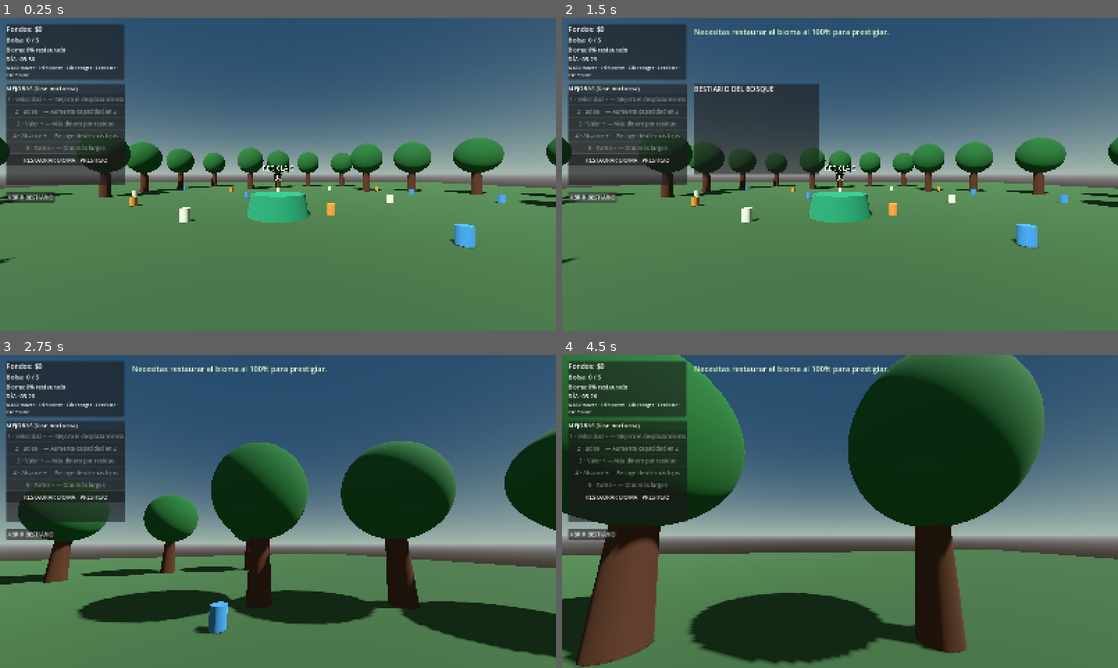
Above: before the commit, frames 1-4 (two rows, left to right).
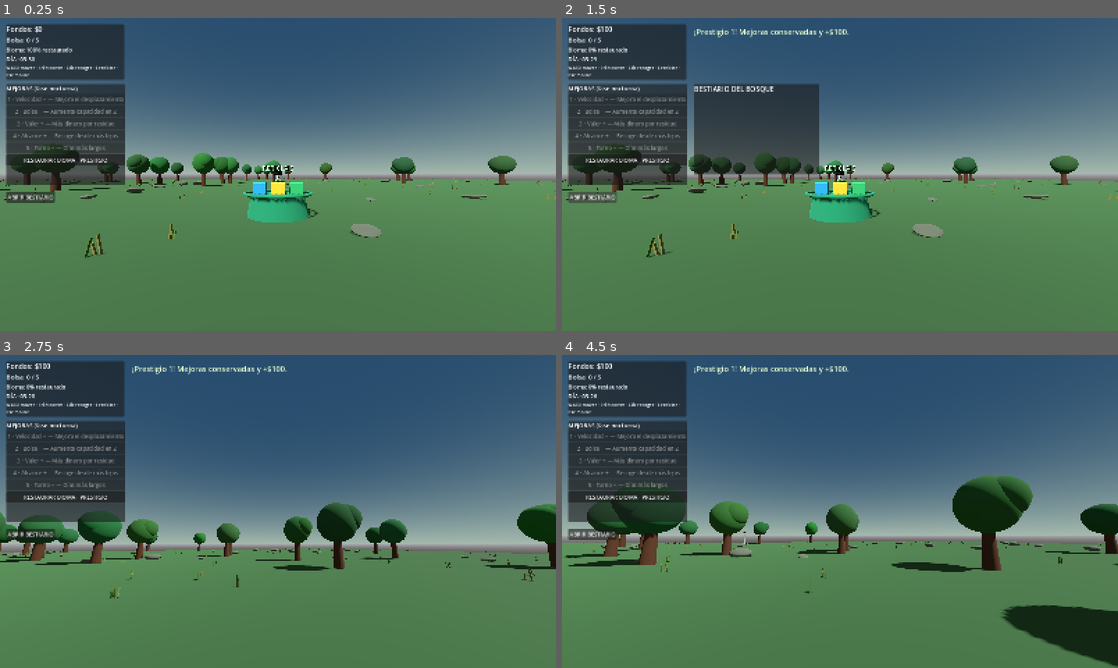
Above: after the commit, the same moments.

Repository: Tomardosama/verdevivo
Game: Godot game, scene res://scenes/main/main.tscn
Two runs of this game, one before a commit and one after it. Both use one fixed random seed, a clock stepped at 60 frames per second and the inputs below.
Inputs (mouse positions are in pixels of both pictures, inside the frame that each line leads up to):
- Up to frame 1 (0.25 s): no input
- Up to frame 2 (1.5 s): click "RESTAURAR BIOMA · PRESTIGIO" at 0.5 s; click "ABRIR BESTIARIO" at 1.25 s
- Up to frame 3 (2.75 s): tap Enter at 2 s; move the mouse to (305, 511) at 2.02 s; hold W (move_forward) from 2.03 s (still down); tap E (deposit) at 2.1 s; click (305, 511) at 2.17 s
- Up to frame 4 (4.5 s): keep holding W (move_forward); move the mouse to (812, 511) at 2.77 s; tap Shift (sprint) at 2.85, 4.35 s; move the mouse to (851, 505) at 3.52 s; tap E (deposit) at 3.6 s; move the mouse to (834, 517) at 4.27 s; click (834, 517) at 4.42 s

The runs differ from the first frame. In frame 1, 9.5% of the frame differs, in the area x 0-100%, y 9-79%; in frame 2, 9.7%; in frame 3, 31%; in frame 4, 50%, in the area x 0-100%, y 0-100%.
Error after the commit: Invalid assignment of property or key 'trash_type' with value of type 'String' on a base object of type 'Area3D (TrashPickup)'. (res://scripts/main.gd:194)

Commit message:
Expand forest world, details, recycling and unlockable zones

Diff:
--- a/scripts/main.gd
+++ b/scripts/main.gd
@@ -7,7 +7,7 @@
 const SAVE_PATH := "user://trush_save.cfg"
 
 @export_group("World")
-@export var starting_trash_count: int = 24
+@export var starting_trash_count: int = 48
 @export var day_duration: float = 210.0
 @export var night_duration: float = 90.0
 @export var value_per_trash: int = 5
@@ -25,8 +25,12 @@
 var upgrades := {"speed": 0, "capacity": 0, "value": 0, "range": 0, "day": 0}
 var species_unlocked: Array[String] = []
 var notification_cooldown: float = 0.0
+var station: Node3D
+var session_start_time: float = 0.0
+var unlocked_zones: Array[String] = []
 
 func _ready() -> void:
+	session_start_time = Time.get_ticks_msec() / 1000.0
 	_build_world()
 	_load_game()
 	_spawn_player()
@@ -81,7 +85,7 @@
 	add_child(ground)
 	var ground_mesh := MeshInstance3D.new()
 	var plane := BoxMesh.new()
-	plane.size = Vector3(60, 1, 60)
+	plane.size = Vector3(120, 1, 120)
 	ground_mesh.mesh = plane
 	var ground_material := StandardMaterial3D.new()
 	ground_material.albedo_color = Color(0.20, 0.32, 0.19)
@@ -89,7 +93,7 @@
 	ground.add_child(ground_mesh)
 	var ground_shape := CollisionShape3D.new()
 	var box := BoxShape3D.new()
-	box.size = Vector3(60, 1, 60)
+	box.size = Vector3(120, 1, 120)
 	ground_shape.shape = box
 	ground.add_child(ground_shape)
 
@@ -117,10 +121,14 @@
 	var trees := Node3D.new()
 	trees.name = "Trees"
 	add_child(trees)
-	for i in range(28):
-		var angle := TAU * float(i) / 28.0
-		var radius := 13.0 + float(i % 4) * 2.0
+	var rng := RandomNumberGenerator.new()
+	rng.seed = 74129
+	for i in range(64):
+		var angle := rng.randf_range(0.0, TAU)
+		var radius := rng.randf_range(19.0, 54.0)
 		_create_tree(trees, Vector3(cos(angle) * radius, 0, sin(angle) * radius))
+	_populate_ground_detail(rng, trees)
+	_create_zone_markers()
 
 func _create_tree(parent: Node3D, location: Vector3) -> void:
 	var tree := Node3D.new()
@@ -144,9 +152,19 @@
 	crown.mesh = crown_mesh
 	crown.position.y = 3.0
 	var leaves := StandardMaterial3D.new()
-	leaves.albedo_color = Color(0.12, 0.34, 0.16)
+	leaves.albedo_color = Color(0.10 + randf() * 0.08, 0.27 + randf() * 0.12, 0.12 + randf() * 0.07)
+	leaves.roughness = 1.0
 	crown.material_override = leaves
 	tree.add_child(crown)
+	var crown_second := MeshInstance3D.new()
+	var crown_mesh_second := SphereMesh.new()
+	crown_mesh_second.radius = 0.95
+	crown_mesh_second.height = 1.9
+	crown_second.mesh = crown_mesh_second
+	crown_second.position = Vector3(0.65, 3.25, 0.15)
+	crown_second.material_override = leaves
+	tree.add_child(crown_second)
+	tree.rotation.y = randf_range(0.0, TAU)
 
 func _spawn_player() -> void:
 	player = PLAYER_SCENE.instantiate() as TRushPlayer
@@ -157,30 +175,131 @@
 	player.trash_collected.connect(_on_trash_collected)
 
 func _spawn_trash() -> void:
-	var positions := [
-		Vector3(-3, 0, 1), Vector3(2, 0, 0), Vector3(4, 0, 3), Vector3(-5, 0, 4),
-		Vector3(1, 0, -4), Vector3(-2, 0, -5), Vector3(6, 0, -3), Vector3(-7, 0, -2),
-		Vector3(8, 0, 5), Vector3(0, 0, -8), Vector3(-9, 0, 7), Vector3(10, 0, -7),
-		Vector3(3, 0, 8), Vector3(-4, 0, -9), Vector3(7, 0, 9), Vector3(-10, 0, -6),
-		Vector3(11, 0, 1), Vector3(-1, 0, 10), Vector3(5, 0, -11), Vector3(-6, 0, 11),
-		Vector3(12, 0, -3), Vector3(-12, 0, 2), Vector3(9, 0, -10), Vector3(-9, 0, -11)
-	]
-	var target_count := mini(starting_trash_count, positions.size())
+	var rng := RandomNumberGenerator.new()
+	rng.seed = 90317 + prestige_count
+	var target_count := maxi(starting_trash_count, 48)
 	var first_remaining := clampi(collected_trash, 0, target_count)
+	var type_names := ["Botella plastica", "Lata de aluminio", "Papel y carton", "Envase de vidrio"]
+	var rewards := [5, 8, 6, 12]
+	var colors := [Color(0.20, 0.55, 0.72), Color(0.72, 0.76, 0.78), Color(0.72, 0.57, 0.32), Color(0.25, 0.62, 0.48)]
 	for i in range(first_remaining, target_count):
 		var trash := TRASH_SCENE.instantiate() as TrashPickup
-		trash.position = positions[i]
-		var material := StandardMaterial3D.new()
-		var colors := [Color(0.75, 0.78, 0.72), Color(0.75, 0.48, 0.18), Color(0.22, 0.48, 0.72)]
-		material.albedo_color = colors[i % colors.size()]
+		var location := Vector3.ZERO
+		for attempt in range(20):
+			location = Vector3(rng.randf_range(-49.0, 49.0), 0.0, rng.randf_range(-49.0, 49.0))
+			if location.length() > 7.0:
+				break
+		trash.position = location
+		var kind := i % type_names.size()
+		trash.trash_type = type_names[kind]
+		trash.reward_value = rewards[kind]
+		trash.trash_value = 1
 		var visual := trash.get_node_or_null("MeshInstance3D") as MeshInstance3D
 		if visual:
+			var material := StandardMaterial3D.new()
+			material.albedo_color = colors[kind]
+			material.metallic = 0.48 if kind == 1 else 0.08
+			material.roughness = 0.38 if kind == 3 else 0.72
 			visual.material_override = material
+			match kind:
+				0:
+					var bottle := CylinderMesh.new()
+					bottle.top_radius = 0.09
+					bottle.bottom_radius = 0.15
+					bottle.height = 0.52
+					visual.mesh = bottle
+				1:
+					var can := CylinderMesh.new()
+					can.top_radius = 0.14
+					can.bottom_radius = 0.14
+					can.height = 0.34
+					visual.mesh = can
+				2:
+					var paper := BoxMesh.new()
+					paper.size = Vector3(0.34, 0.035, 0.27)
+					visual.mesh = paper
+					visual.position.y = 0.05
+				3:
+					var glass := SphereMesh.new()
+					glass.radius = 0.19
+					glass.height = 0.38
+					visual.mesh = glass
 		add_child(trash)
 	total_trash = target_count
 
+func _populate_ground_detail(rng: RandomNumberGenerator, parent: Node3D) -> void:
+	var grass_materials: Array[StandardMaterial3D] = []
+	for color in [Color(0.24, 0.39, 0.18), Color(0.34, 0.43, 0.20), Color(0.43, 0.42, 0.22)]:
+		var material := StandardMaterial3D.new()
+		material.albedo_color = color
+		material.roughness = 1.0
+		grass_materials.append(material)
+	var rock_material := StandardMaterial3D.new()
+	rock_material.albedo_color = Color(0.34, 0.36, 0.32)
+	rock_material.roughness = 1.0
+	for i in range(360):
+		var tuft := Node3D.new()
+		tuft.position = Vector3(rng.randf_range(-57, 57), 0.0, rng.randf_range(-57, 57))
+		var blade_count := rng.randi_range(3, 5)
+		for blade in range(blade_count):
+			var mesh_node := MeshInstance3D.new()
+			var blade_mesh := BoxMesh.new()
+			blade_mesh.size = Vector3(0.035, rng.randf_range(0.18, 0.42), 0.045)
+			mesh_node.mesh = blade_mesh
+			mesh_node.position = Vector3(rng.randf_range(-0.12, 0.12), blade_mesh.size.y * 0.5, rng.randf_range(-0.12, 0.12))
+			mesh_node.rotation.z = rng.randf_range(-0.35, 0.35)
+			mesh_node.material_override = grass_materials[rng.randi_range(0, grass_materials.size() - 1)]
+			tuft.add_child(mesh_node)
+		parent.add_child(tuft)
+	for i in range(95):
+		var rock := MeshInstance3D.new()
+		var rock_mesh := SphereMesh.new()
+		rock_mesh.radius = rng.randf_range(0.22, 0.72)
+		rock_mesh.height = rock_mesh.radius * rng.randf_range(0.75, 1.35)
+		rock.mesh = rock_mesh
+		rock.position = Vector3(rng.randf_range(-56, 56), rock_mesh.radius * 0.34, rng.randf_range(-56, 56))
+		rock.scale = Vector3(rng.randf_range(0.8, 1.6), rng.randf_range(0.55, 0.9), rng.randf_range(0.8, 1.5))
+		rock.rotation = Vector3(rng.randf_range(-0.2, 0.2), rng.randf_range(0, TAU), rng.randf_range(-0.2, 0.2))
+		rock.material_override = rock_material
+		parent.add_child(rock)
+
+func _create_zone_markers() -> void:
+	var zones := [
+		{"name": "CLARO DEL BOSQUE", "position": Vector3(0, 0, -29), "color": Color(0.45, 0.75, 0.48)},
+		{"name": "ARROYO · 35% DE RESTAURACION", "position": Vector3(0, 0, -48), "color": Color(0.35, 0.68, 0.82)},
+		{"name": "BORDE SALVAJE · 70% DE RESTAURACION", "position": Vector3(43, 0, 0), "color": Color(0.78, 0.68, 0.36)}
+	]
+	for zone in zones:
+		var sign_root := Node3D.new()
+		sign_root.position = zone["position"]
+		add_child(sign_root)
+		var post := MeshInstance3D.new()
+		var post_mesh := BoxMesh.new()
+		post_mesh.size = Vector3(0.16, 1.8, 0.16)
+		post.mesh = post_mesh
+		post.position.y = 0.9
+		sign_root.add_child(post)
+		var label := Label3D.new()
+		label.text = zone["name"]
+		label.position.y = 2.0
+		label.font_size = 32
+		label.modulate = zone["color"]
+		sign_root.add_child(label)
+
+func _check_zone_unlocks() -> void:
+	var percent := _restoration_percent()
+	var milestones := [{"percent": 35, "id": "arroyo", "name": "Arroyo"}, {"percent": 70, "id": "borde", "name": "Borde salvaje"}]
+	for milestone in milestones:
+		var zone_id: String = milestone["id"]
+		if percent >= int(milestone["percent"]) and not unlocked_zones.has(zone_id):
+			unlocked_zones.append(zone_id)
+			if hud:
+				hud.show_message("Nueva zona desbloqueada: " + str(milestone["name"]))
+				hud.update_mission("Explora la nueva zona: " + str(milestone["name"]))
+			_save_game()
+
 func _spawn_station() -> void:
-	var station := Node3D.new()
+	station = Node3D.new()
 	station.name = "RecyclingStation"
 	station.position = Vector3(0, 0, 0)
 	station.add_to_group("recycling_station")
@@ -196,6 +315,25 @@
 	material.albedo_color = Color(0.12, 0.48, 0.35)
 	base.material_override = material
 	station.add_child(base)
+	var bin_colors := [Color(0.15, 0.55, 0.78), Color(0.78, 0.68, 0.18), Color(0.18, 0.62, 0.38)]
+	for i in range(3):
+		var bin := MeshInstance3D.new()
+		var bin_mesh := BoxMesh.new()
+		bin_mesh.size = Vector3(0.48, 0.78, 0.48)
+		bin.mesh = bin_mesh
+		bin.position = Vector3(-0.68 + float(i) * 0.68, 0.82, 0.0)
+		var bin_material := StandardMaterial3D.new()
+		bin_material.albedo_color = bin_colors[i]
+		bin.material_override = bin_material
+		station.add_child(bin)
+	var ring := MeshInstance3D.new()
+	var ring_mesh := TorusMesh.new()
+	ring_mesh.inner_radius = 1.18
+	ring_mesh.outer_radius = 1.28
+	ring.mesh = ring_mesh
+	ring.position.y = 0.82
+	ring.material_override = material
+	station.add_child(ring)
 	var sign := Label3D.new()
 	sign.text = "RECICLAJE\n[E]"
 	sign.position.y = 1.6
@@ -222,7 +360,7 @@
 
 func _on_deposit_requested() -> void:
 	var amount := player.collect_bag_contents()
-	var earned := amount * value_per_trash * (1 + int(upgrades["value"]))
+	var earned := amount * (1 + int(upgrades["value"]))
 	money += earned
 	hud.update_money(money)
 	hud.show_message("Reciclaste %d residuos · +$%d" % [amount, earned])
@@ -341,6 +479,7 @@
 	config.set_value("progress", "prestige", prestige_count)
 	config.set_value("progress", "collected_trash", collected_trash)
 	config.set_value("progress", "species_unlocked", species_unlocked)
+	config.set_value("progress", "unlocked_zones", unlocked_zones)
 	config.set_value("upgrades", "levels", upgrades)
 	config.save(SAVE_PATH)
 
@@ -352,6 +491,7 @@
 	prestige_count = int(config.get_value("progress", "prestige", 0))
 	collected_trash = int(config.get_value("progress", "collected_trash", 0))
 	species_unlocked = config.get_value("progress", "species_unlocked", [])
+	unlocked_zones = config.get_value("progress", "unlocked_zones", [])
 	var saved_upgrades: Dictionary = config.get_value("upgrades", "levels", upgrades)
 	for key in upgrades:
 		upgrades[key] = int(saved_upgrades.get(key, 0))
